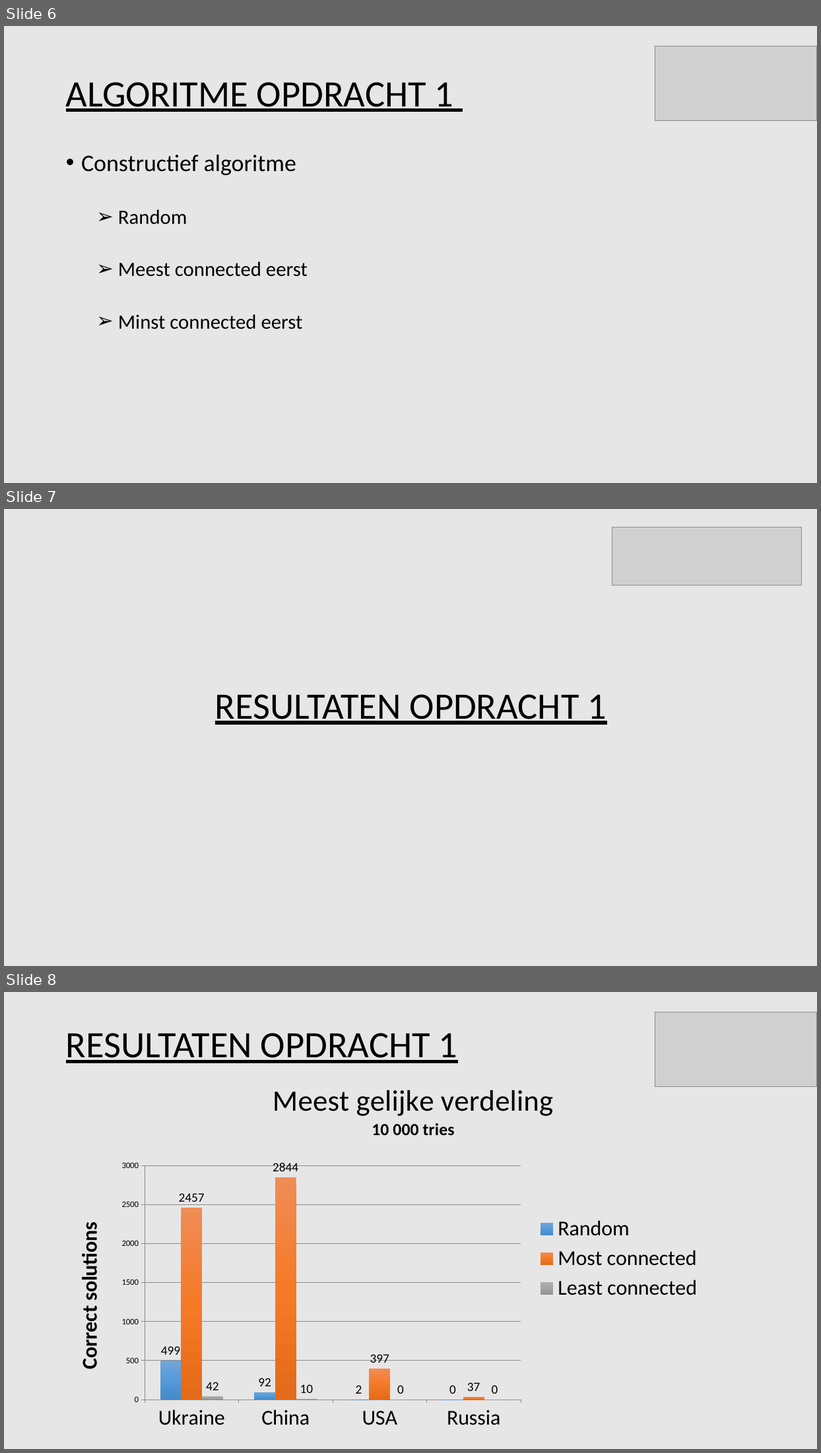
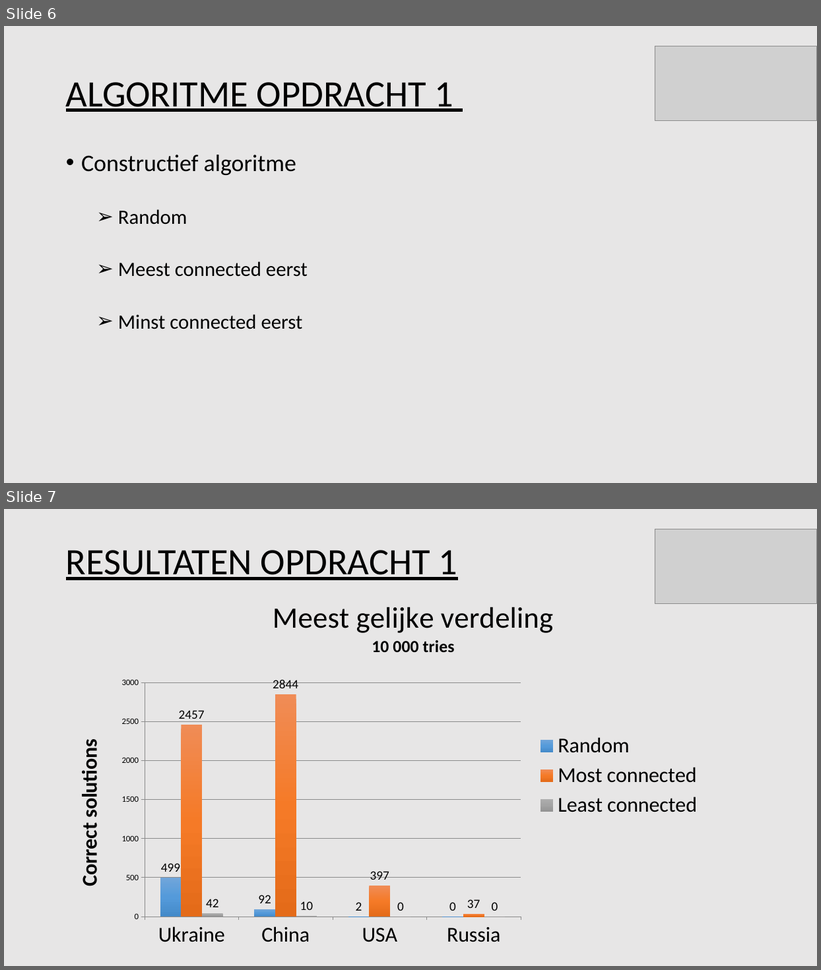
Before and after one commit to Tomttaw/Radio-Russia, a slide deck: eindpresentatie.pptx. Shown one above the other, each under a label of ours: slides 6, 7 and 8 before the commit, slides 6 and 7 after it. The pictures are 821x1453 and 821x970 pixels, drawn with LibreOffice and Linux fonts; fonts in the diff are those of the drawing; grey boxes stand for pictures. Boxes give left, top, right and bottom in pixels: in the first picture for what was removed or moved away, otherwise in the second. Text is boxed around its words. In the diff, an @@ line names an element or a change of style, - is before the commit and + after.

```diff
--- a/eindpresentatie.pptx
+++ b/eindpresentatie.pptx
@@ slide 7 removed at [4, 509, 817, 966], background #E7E6E6 @@
@@ picture removed at [612, 527, 801, 586] @@
@@ text removed at [215, 694, 607, 725] @@
-RESULTATEN OPDRACHT 1
@@ what was slide 8 is now slide 7 @@
```
Also in this commit, not shown: 2 slides changed.
